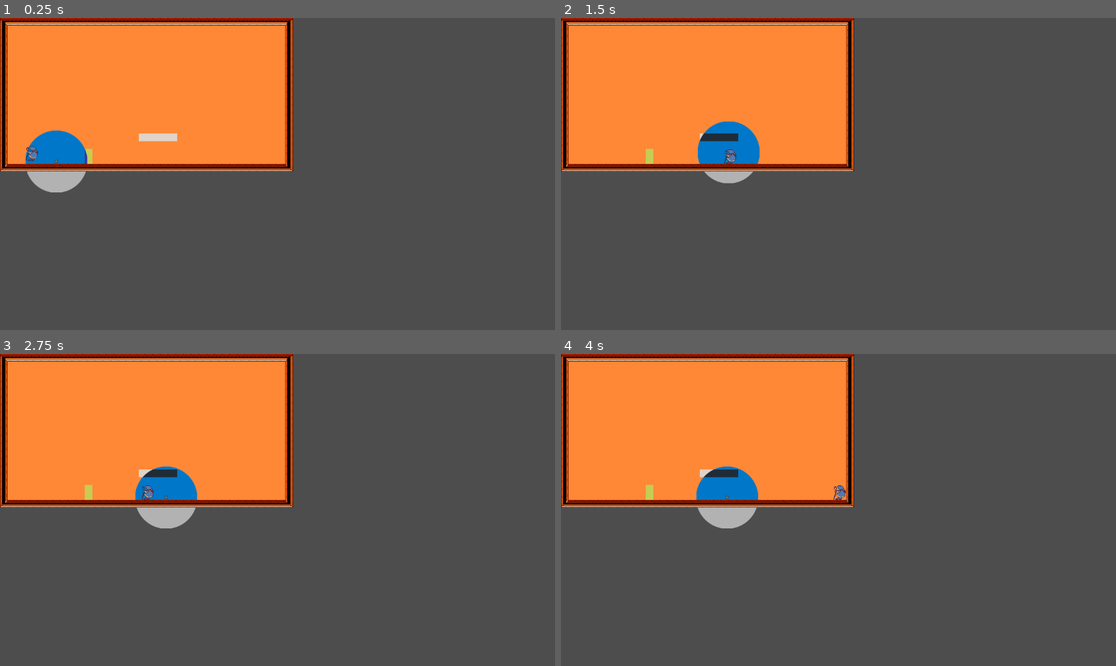
Above: before the commit, frames 1-4 (two rows, left to right).
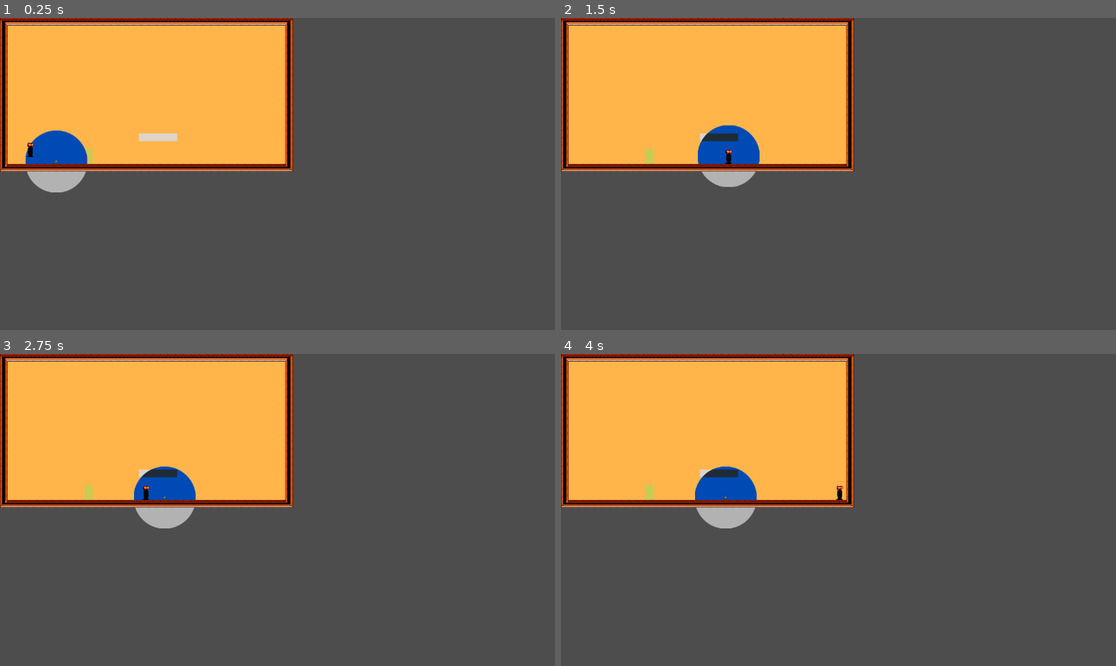
Above: after the commit, the same moments.

Repository: jeffman323/GGJ2026
Game: Godot game, scene res://Scenes/MainSceneIGuess.tscn
The game is run twice, just before and just after one commit, with the same random seed, the same clock (stepped at 60 frames per second) and the same inputs. The engine's default icon, where the game draws it, is replaced by a stand-in: a white triangle on a blue panel in a dark square.
Inputs:
- Up to frame 1 (0.25 s): no input
- Up to frame 2 (1.5 s): tap Enter at 0.5 s; hold Right (ui_right) from 0.53 s (still down); tap Space at 0.77 s
- Up to frame 3 (2.75 s): tap Space at 1.52 s; release Right (ui_right) at 2.03 s; hold Left (ui_left) from 2.03 s (still down)
- Up to frame 4 (4 s): release Left (ui_left) at 2.78 s; hold Right (ui_right) from 2.78 s (still down); tap Space at 3.02, 3.77 s

The runs differ from the first frame. In frame 1, 22% of the frame differs, in the area x 1-52%, y 2-47%; in frame 2, 22%, in the area x 1-52%, y 2-55%; in frame 3, 22%; in frame 4, 22%.

Commit message:
Wall Update
Added new wall assets and corresponding tilesets
Updated background tileset and player sprite with new textures

Diff:
--- a/ggj-2026/Scenes/MainSceneIGuess.tscn
+++ b/ggj-2026/Scenes/MainSceneIGuess.tscn
@@ -1,23 +1,50 @@
-[gd_scene load_steps=19 format=4 uid="uid://ub3xink7jg5m"]
-
-[ext_resource type="Texture2D" uid="uid://d16joxlxfyd5y" path="res://Images/backgrounds.png" id="1_yniiv"]
+[gd_scene load_steps=34 format=4 uid="uid://ub3xink7jg5m"]
+
+[ext_resource type="Texture2D" uid="uid://rapifyuv72vo" path="res://Images/backgroundsv2.png" id="1_oxga5"]
 [ext_resource type="Texture2D" uid="uid://qvh3lt6ydfh5" path="res://Images/walls.png" id="2_5sffy"]
 [ext_resource type="Texture2D" uid="uid://bsexyrtilrqka" path="res://Images/tileset-wall.png" id="3_7bd4u"]
+[ext_resource type="Texture2D" uid="uid://blc20cwy01qtx" path="res://Images/walls-2a.png" id="4_04tag"]
 [ext_resource type="Script" uid="uid://n0uqu14nl43w" path="res://Scripts/PlayerCharacter.gd" id="4_cke1q"]
-[ext_resource type="Texture2D" uid="uid://d3hr5q1y6wrai" path="res://Images/player-dead.png" id="5_qltgq"]
+[ext_resource type="Texture2D" uid="uid://cmnes7okt78a1" path="res://Images/walls-2b.png" id="5_ce8d2"]
+[ext_resource type="Texture2D" uid="uid://bnjb0o8vmghby" path="res://Images/walls-3a.png" id="6_7gr6y"]
 [ext_resource type="Shader" uid="uid://bfhyw30wrrvds" path="res://AuraOfOrb.gdshader" id="6_oxga5"]
 [ext_resource type="Texture2D" uid="uid://doxhqlep25o1" path="res://Images/icon.svg" id="7_04tag"]
+[ext_resource type="Texture2D" uid="uid://bubowvapx6qxd" path="res://Images/walls-3b.png" id="7_yrl3s"]
 [ext_resource type="Script" uid="uid://buaal3v1mpw7k" path="res://Scripts/the_orb_script.gd" id="8_ce8d2"]
+[ext_resource type="Texture2D" uid="uid://kw1anqqm0kb6" path="res://Images/walls-3c.png" id="8_syxub"]
 [ext_resource type="Texture2D" uid="uid://bqievhet7h4w8" path="res://Images/smolGreenGerm.png" id="9_7gr6y"]
+[ext_resource type="Texture2D" uid="uid://dhnfuvcirkf7e" path="res://Images/char.png" id="10_oxga5"]
 
 [sub_resource type="TileSetAtlasSource" id="TileSetAtlasSource_n4iys"]
-texture = ExtResource("1_yniiv")
+texture = ExtResource("1_oxga5")
 0:0/0 = 0
 1:0/0 = 0
 2:0/0 = 0
 3:0/0 = 0
 0:1/0 = 0
 1:1/0 = 0
+4:0/0 = 0
+5:0/0 = 0
+6:0/0 = 0
+2:1/0 = 0
+3:1/0 = 0
+4:1/0 = 0
+5:1/0 = 0
+6:1/0 = 0
+0:2/0 = 0
+1:2/0 = 0
+2:2/0 = 0
+3:2/0 = 0
+4:2/0 = 0
+5:2/0 = 0
+6:2/0 = 0
+0:3/0 = 0
+1:3/0 = 0
+2:3/0 = 0
+3:3/0 = 0
+4:3/0 = 0
+5:3/0 = 0
+6:3/0 = 0
 
 [sub_resource type="TileSet" id="TileSet_b548h"]
 physics_layer_0/collision_layer = 0
@@ -660,6 +687,251 @@
 physics_layer_0/collision_mask = 4
 sources/0 = SubResource("TileSetAtlasSource_ahu1t")
 
+[sub_resource type="TileSetAtlasSource" id="TileSetAtlasSource_vjh8j"]
+texture = ExtResource("4_04tag")
+0:0/0 = 0
+1:0/0 = 0
+2:0/0 = 0
+6:0/0 = 0
+7:0/0 = 0
+0:1/0 = 0
+1:1/0 = 0
+2:1/0 = 0
+3:1/0 = 0
+4:1/0 = 0
+5:1/0 = 0
+6:1/0 = 0
+7:1/0 = 0
+0:2/0 = 0
+1:2/0 = 0
+2:2/0 = 0
+3:2/0 = 0
+4:2/0 = 0
+5:2/0 = 0
+6:2/0 = 0
+7:2/0 = 0
+0:3/0 = 0
+1:3/0 = 0
+2:3/0 = 0
+3:3/0 = 0
+4:3/0 = 0
+5:3/0 = 0
+6:3/0 = 0
+7:3/0 = 0
+0:4/0 = 0
+1:4/0 = 0
+5:4/0 = 0
+6:4/0 = 0
+7:4/0 = 0
+0:5/0 = 0
+5:5/0 = 0
+6:5/0 = 0
+7:5/0 = 0
+6:6/0 = 0
+7:6/0 = 0
+0:7/0 = 0
+1:7/0 = 0
+5:7/0 = 0
+
+[sub_resource type="TileSet" id="TileSet_4qc6u"]
+sources/0 = SubResource("TileSetAtlasSource_vjh8j")
+
+[sub_resource type="TileSetAtlasSource" id="TileSetAtlasSource_2oxq5"]
+texture = ExtResource("5_ce8d2")
+0:0/0 = 0
+1:0/0 = 0
+2:0/0 = 0
+6:0/0 = 0
+7:0/0 = 0
+0:1/0 = 0
+1:1/0 = 0
+2:1/0 = 0
+3:1/0 = 0
+4:1/0 = 0
+5:1/0 = 0
+6:1/0 = 0
+7:1/0 = 0
+0:2/0 = 0
+1:2/0 = 0
+2:2/0 = 0
+3:2/0 = 0
+4:2/0 = 0
+5:2/0 = 0
+6:2/0 = 0
+7:2/0 = 0
+0:3/0 = 0
+1:3/0 = 0
+2:3/0 = 0
+3:3/0 = 0
+4:3/0 = 0
+5:3/0 = 0
+6:3/0 = 0
+7:3/0 = 0
+0:4/0 = 0
+1:4/0 = 0
+5:4/0 = 0
+6:4/0 = 0
+7:4/0 = 0
+0:5/0 = 0
+5:5/0 = 0
+6:5/0 = 0
+7:5/0 = 0
+6:6/0 = 0
+7:6/0 = 0
+0:7/0 = 0
+1:7/0 = 0
+5:7/0 = 0
+
+[sub_resource type="TileSet" id="TileSet_wylx0"]
+sources/0 = SubResource("TileSetAtlasSource_2oxq5")
+
+[sub_resource type="TileSetAtlasSource" id="TileSetAtlasSource_376b5"]
+texture = ExtResource("6_7gr6y")
+0:0/0 = 0
+1:0/0 = 0
+2:0/0 = 0
+6:0/0 = 0
+7:0/0 = 0
+0:1/0 = 0
+1:1/0 = 0
+2:1/0 = 0
+3:1/0 = 0
+4:1/0 = 0
+5:1/0 = 0
+6:1/0 = 0
+7:1/0 = 0
+0:2/0 = 0
+1:2/0 = 0
+2:2/0 = 0
+3:2/0 = 0
+4:2/0 = 0
+5:2/0 = 0
+6:2/0 = 0
+7:2/0 = 0
+0:3/0 = 0
+1:3/0 = 0
+2:3/0 = 0
+3:3/0 = 0
+4:3/0 = 0
+5:3/0 = 0
+6:3/0 = 0
+7:3/0 = 0
+0:4/0 = 0
+1:4/0 = 0
+5:4/0 = 0
+6:4/0 = 0
+7:4/0 = 0
+0:5/0 = 0
+5:5/0 = 0
+6:5/0 = 0
+7:5/0 = 0
+6:6/0 = 0
+7:6/0 = 0
+0:7/0 = 0
+1:7/0 = 0
+5:7/0 = 0
+
+[sub_resource type="TileSet" id="TileSet_4d72h"]
+sources/0 = SubResource("TileSetAtlasSource_376b5")
+
+[sub_resource type="TileSetAtlasSource" id="TileSetAtlasSource_1rwvs"]
+texture = ExtResource("7_yrl3s")
+0:0/0 = 0
+1:0/0 = 0
+2:0/0 = 0
+6:0/0 = 0
+7:0/0 = 0
+0:1/0 = 0
+1:1/0 = 0
+2:1/0 = 0
+3:1/0 = 0
+4:1/0 = 0
+5:1/0 = 0
+6:1/0 = 0
+7:1/0 = 0
+0:2/0 = 0
+1:2/0 = 0
+2:2/0 = 0
+3:2/0 = 0
+4:2/0 = 0
+5:2/0 = 0
+6:2/0 = 0
+7:2/0 = 0
+0:3/0 = 0
+1:3/0 = 0
+2:3/0 = 0
+3:3/0 = 0
+4:3/0 = 0
+5:3/0 = 0
+6:3/0 = 0
+7:3/0 = 0
+0:4/0 = 0
+1:4/0 = 0
+5:4/0 = 0
+6:4/0 = 0
+7:4/0 = 0
+0:5/0 = 0
+5:5/0 = 0
+6:5/0 = 0
+7:5/0 = 0
+6:6/0 = 0
+7:6/0 = 0
+0:7/0 = 0
+1:7/0 = 0
+5:7/0 = 0
+
+[sub_resource type="TileSet" id="TileSet_p2x12"]
+sources/0 = SubResource("TileSetAtlasSource_1rwvs")
+
+[sub_resource type="TileSetAtlasSource" id="TileSetAtlasSource_a8hv7"]
+texture = ExtResource("8_syxub")
+0:0/0 = 0
+1:0/0 = 0
+2:0/0 = 0
+6:0/0 = 0
+7:0/0 = 0
+0:1/0 = 0
+1:1/0 = 0
+2:1/0 = 0
+3:1/0 = 0
+4:1/0 = 0
+5:1/0 = 0
+6:1/0 = 0
+7:1/0 = 0
+0:2/0 = 0
+1:2/0 = 0
+2:2/0 = 0
+3:2/0 = 0
+4:2/0 = 0
+5:2/0 = 0
+6:2/0 = 0
+7:2/0 = 0
+0:3/0 = 0
+1:3/0 = 0
+2:3/0 = 0
+3:3/0 = 0
+4:3/0 = 0
+5:3/0 = 0
+6:3/0 = 0
+7:3/0 = 0
+0:4/0 = 0
+1:4/0 = 0
+5:4/0 = 0
+6:4/0 = 0
+7:4/0 = 0
+0:5/0 = 0
+5:5/0 = 0
+6:5/0 = 0
+7:5/0 = 0
+6:6/0 = 0
+7:6/0 = 0
+0:7/0 = 0
+1:7/0 = 0
+5:7/0 = 0
+
+[sub_resource type="TileSet" id="TileSet_i7m21"]
+sources/0 = SubResource("TileSetAtlasSource_a8hv7")
+
 [sub_resource type="RectangleShape2D" id="RectangleShape2D_b548h"]
 size = Vector2(27, 34)
 
@@ -697,6 +969,21 @@
 tile_map_data = PackedByteArray("AAATAA8AAAAKAAEAAAAUAA8AAAAKAAEAAAAVAA8AAAAKAAEAAAAWAA8AAAAKAAEAAAASAA8AAAAKAAEAAAA=")
 tile_set = SubResource("TileSet_3gh4e")
 
+[node name="Walls 2a" type="TileMapLayer" parent="Map"]
+tile_set = SubResource("TileSet_4qc6u")
+
+[node name="Walls 2b" type="TileMapLayer" parent="Map"]
+tile_set = SubResource("TileSet_wylx0")
+
+[node name="Walls 3a" type="TileMapLayer" parent="Map"]
+tile_set = SubResource("TileSet_4d72h")
+
+[node name="Walls 3b" type="TileMapLayer" parent="Map"]
+tile_set = SubResource("TileSet_p2x12")
+
+[node name="Walls 3c" type="TileMapLayer" parent="Map"]
+tile_set = SubResource("TileSet_i7m21")
+
 [node name="PlayerCharacter" type="CharacterBody2D" parent="."]
 z_index = 2
 position = Vector2(63, 244)
@@ -705,13 +992,12 @@
 script = ExtResource("4_cke1q")
 
 [node name="CollisionShape2D" type="CollisionShape2D" parent="PlayerCharacter"]
-position = Vector2(3.5, 7)
+position = Vector2(0, -1)
 shape = SubResource("RectangleShape2D_b548h")
 
 [node name="Sprite2D" type="Sprite2D" parent="PlayerCharacter"]
 z_index = 2
-texture = ExtResource("5_qltgq")
-hframes = 16
+texture = ExtResource("10_oxga5")
 
 [node name="Aura?" type="Sprite2D" parent="PlayerCharacter"]
 visible = false
Binary file added: ggj-2026/Images/backgroundsv2.png
Not shown, added: ggj-2026/Images/backgroundsv2.png.import
Binary file added: ggj-2026/Images/char.png
Not shown, added: ggj-2026/Images/char.png.import
Binary file added: ggj-2026/Images/walls-2a.png
Not shown, added: ggj-2026/Images/walls-2a.png.import
Binary file added: ggj-2026/Images/walls-2b.png
Not shown, added: ggj-2026/Images/walls-2b.png.import
Binary file added: ggj-2026/Images/walls-3a.png
Not shown, added: ggj-2026/Images/walls-3a.png.import
Binary file added: ggj-2026/Images/walls-3b.png
Not shown, added: ggj-2026/Images/walls-3b.png.import
(and 2 more such lines)
